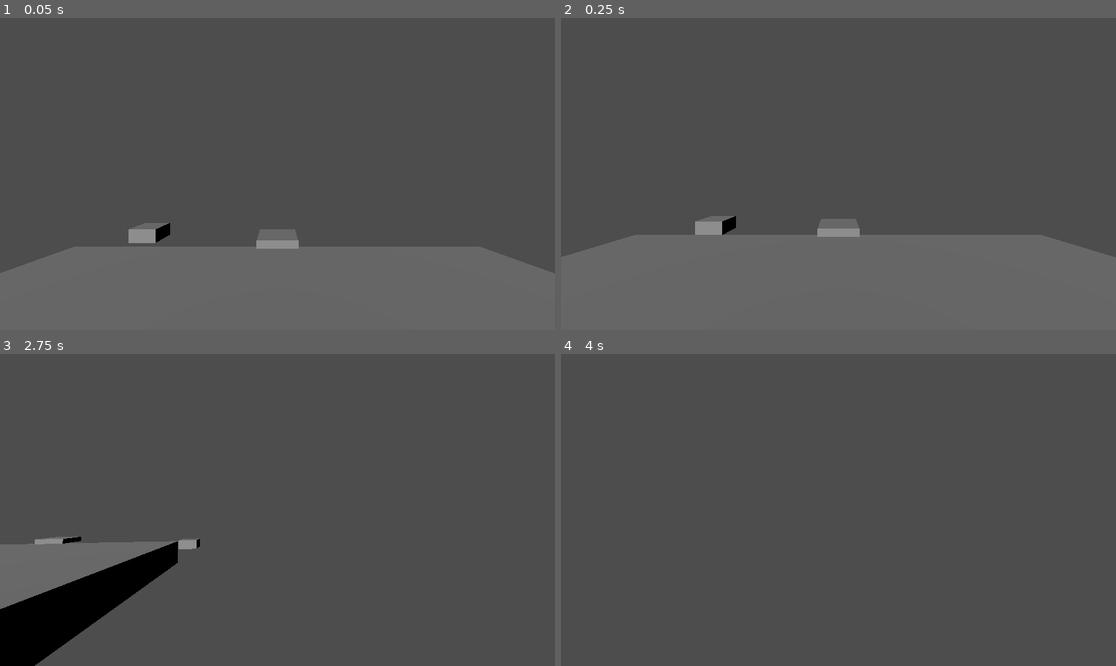
Above: before the commit, frames 1-4 (two rows, left to right).
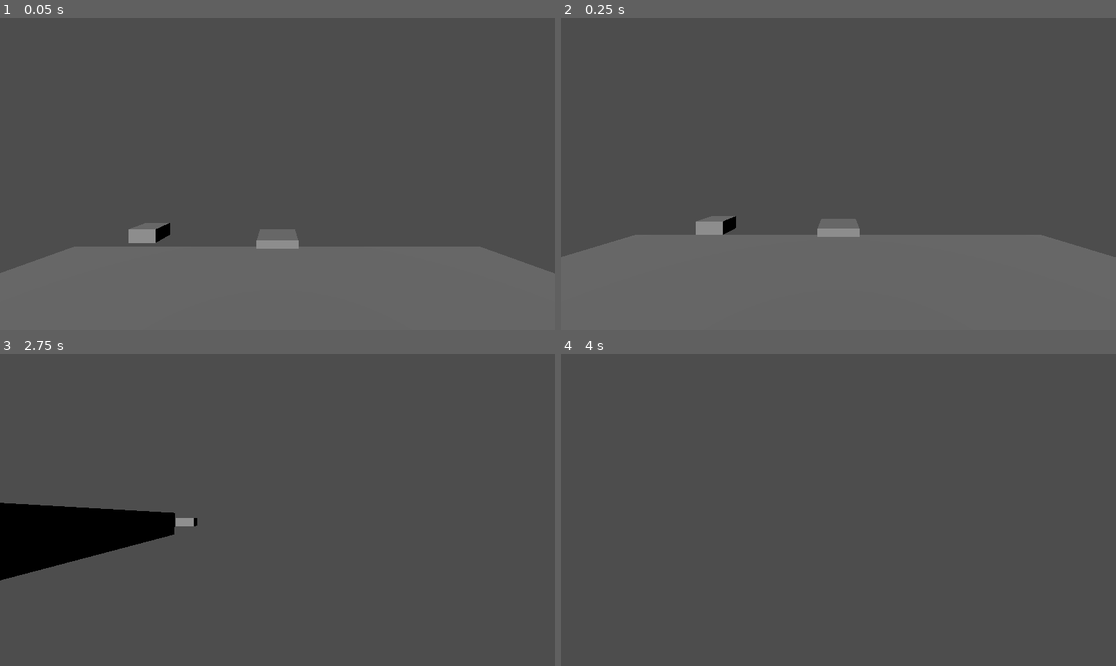
Above: after the commit, the same moments.

Repository: phiddypus/SBU-Hacks-VI
Game: Godot game, scene res://scenes/world.tscn
Same seed, same stepped clock (60 frames per second), same inputs: the game is played once before the commit and once after it.
Inputs (mouse positions are in pixels of both pictures, inside the frame that each line leads up to):
- Up to frame 1 (0.05 s): no input
- Up to frame 2 (0.25 s): no input
- Up to frame 3 (2.75 s): tap Enter (ui_accept) at 0.5, 0.6, 0.77, 1.07, 1.52, 1.55, 1.82, 2.1 s; move the mouse to (305, 510) at 0.52 s; hold D (game_right) 0.53-1.28 s; move the mouse to (249, 510) at 1.27 s; hold S (game_back) 1.28-2.03 s; tap W (game_front) at 1.35 s; move the mouse to (288, 503) at 2.02 s; hold D (game_right) from 2.03 s (still down)
- Up to frame 4 (4 s): move the mouse to (832, 516) at 2.77 s; tap W (game_front) at 2.85 s; tap Enter (ui_accept) at 3.02, 3.05, 3.32, 3.6, 3.77 s; move the mouse to (877, 513) at 3.52 s; release D (game_right) at 3.53 s; hold A (game_left) from 3.53 s (still down)

The runs differ from the first frame. In frame 1, less than 0.1% of the frame differs, in the area x 24-25%, y 66-67%; in frame 2, less than 0.1%; in frame 3, 12%, in the area x 0-37%, y 47-100%; in frame 4, nothing differs.

Commit message:
Added sustained velocity on moving platforms

Diff:
--- a/godot/scenes/world.tscn
+++ b/godot/scenes/world.tscn
@@ -27,7 +27,8 @@
 transform = Transform3D(1, 0, 0, 0, 1, 0, 0, 0, 1, 0, 0.5, -5.36763)
 
 [node name="Moving Platform" parent="." instance=ExtResource("3_n8b2x")]
-transform = Transform3D(1, 0, 0, 0, 1, 0, 0, 0, 1, -11.0948, 0, 0)
+transform = Transform3D(1, 0, 0, 0, 1, 0, 0, 0, 1, -5, 0, 6)
+finalPosition = Vector3(20, 0, 6)
 
 [node name="Moving Platform2" parent="." instance=ExtResource("3_n8b2x")]
 transform = Transform3D(1, 0, 0, 0, 1, 0, 0, 0, 1, -5, 0, -8)
--- a/godot/scripts/moving_platform.gd
+++ b/godot/scripts/moving_platform.gd
@@ -4,10 +4,12 @@
 @export var period = 5
 @export var initialPosition = Vector3(-5,0,6)
 @export var finalPosition = Vector3(5,0,6)
+@export var velocity = Vector3(0,0,0)
 var direction = Vector3(0,0,0)
 var time = 0
 func _ready():
 	time = 0;
+	position = initialPosition
 	direction = finalPosition - initialPosition
 
 
@@ -16,4 +18,6 @@
 	if time >= period:
 		time = 0
 	time+=delta
-	position = initialPosition+direction*sin(time/period*PI)*sin(time/period*PI);
+	velocity = direction*2*sin(time/period*PI)*cos(time/period*PI)*PI/period
+	#position = initialPosition+direction*sin(time/period*PI)*sin(time/period*PI);
+	position = position + velocity * delta
--- a/godot/scripts/player.gd
+++ b/godot/scripts/player.gd
@@ -17,7 +17,16 @@
 
 	# Handle jump.
 	if Input.is_action_just_pressed("ui_accept") and is_on_floor():
+
+		# If Jumping on Moving Platform
+		var collision = move_and_collide(Vector3(0,-1,0)*delta)
+		if collision:
+			if collision.get_collider().get_class() == "AnimatableBody3D":
+				velocity += collision.get_collider().velocity
+				print("YO")
 		velocity.y = JUMP_VELOCITY
+
+
 
 	# Get the input direction and handle the movement/deceleration.
 	var input_dir = Input.get_vector("game_left", "game_right", "game_front", "game_back")
@@ -31,6 +40,7 @@
 
 	move_and_slide()
 
+
 func _input(event):
 	if event is InputEventMouseMotion:
 		var y_rotation = event.relative.x * MOUSE_SENS
Not shown: 1 places in godot/scenes/world.tscn that only renumber resources
